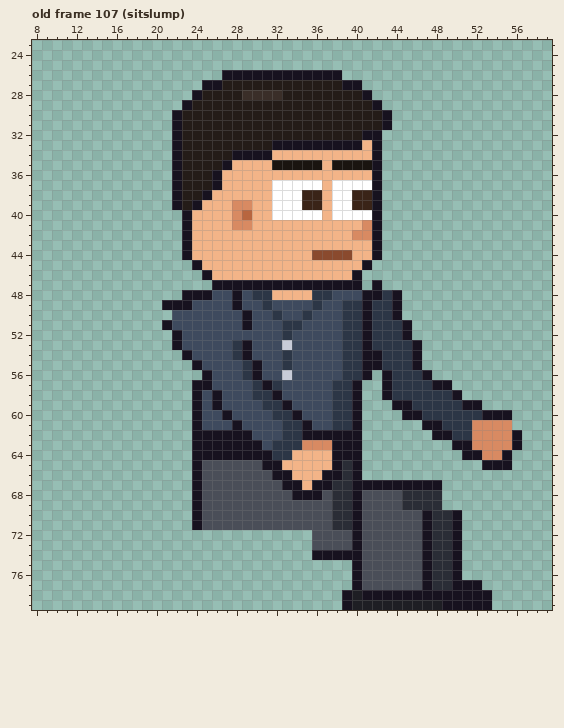
One commit to this pixel-art file: sprites/staff/office_trent_right_anim.aseprite. This is how it looked before the edit.
64x80 pixels, 129 frames. Colours within 5 levels of each other are drawn and written as one. Shown: old frame 107 (sitslump): x 8..59, y 23..79. The commit also changed other frames, which this record leaves out.
The same view after the edit:
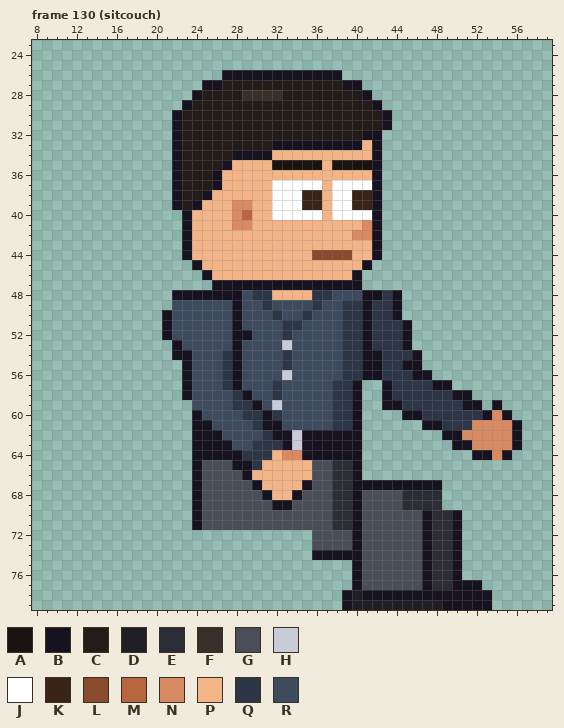
Palette (. is transparent): A #1a1410  B #17121f  C #241c18  D #1e1e24  E #2a2d36  F #3a2e28  G #4a4e58  H #c8ccd8  J #ffffff  K #3a2418  L #8a4a2e  M #b8663f  N #d88a62  P #f3b488  Q #2c3646  R #3e4a5e
A new or re-ordered frame is compared with the old frame closest to it.
The edit:
{"change": "frames 129 -> 135"}
{"where": "frame 130 (sitcouch) is new; against old frame 107 (sitslump), layers \"Near Arm\", \"Back Arm\""}
{"frame":130,"y":47,"x":42,"old":"B","new":"."}
{"frame":130,"y":48,"x":22,"old":".","new":"B"}
{"frame":130,"y":48,"x":26,"old":"RR","new":"BB"}
{"frame":130,"y":49,"x":21,"old":"BBB","new":".RR"}
{"frame":130,"y":50,"x":21,"old":".","new":"B"}
{"frame":130,"y":50,"x":28,"old":"RB","new":"BR"}
{"frame":130,"y":51,"x":28,"old":"RB","new":"BR"}
{"frame":130,"y":52,"x":21,"old":".B","new":"BR"}
{"frame":130,"y":52,"x":28,"old":"RR","new":"BB"}
{"frame":130,"y":53,"x":28,"old":"QB","new":"BR"}
{"frame":130,"y":53,"x":45,"old":"QB","new":"B."}
{"frame":130,"y":54,"x":22,"old":".","new":"B"}
{"frame":130,"y":54,"x":27,"old":"RQB","new":"QBR"}
{"frame":130,"y":55,"x":23,"old":".B","new":"BR"}
{"frame":130,"y":55,"x":27,"old":"RRQB","new":"QBRR"}
{"frame":130,"y":55,"x":45,"old":"Q","new":"B"}
{"frame":130,"y":56,"x":23,"old":"..B","new":"BRR"}
{"frame":130,"y":56,"x":27,"old":"RRQB","new":"QBRR"}
{"frame":130,"y":56,"x":42,"old":".B","new":"BQ"}
{"frame":130,"y":56,"x":46,"old":"Q","new":"B"}
{"frame":130,"y":57,"x":23,"old":".BB","new":"BRR"}
{"frame":130,"y":57,"x":27,"old":"RR","new":"QB"}
{"frame":130,"y":57,"x":30,"old":"QB","new":"RR"}
{"frame":130,"y":58,"x":23,"old":".B","new":"BR"}
{"frame":130,"y":58,"x":26,"old":"B","new":"R"}
{"frame":130,"y":58,"x":28,"old":"RRQQB","new":"QBRRQ"}
{"frame":130,"y":58,"x":51,"old":".","new":"B"}
{"frame":130,"y":59,"x":24,"old":"B","new":"R"}
{"frame":130,"y":59,"x":26,"old":"B","new":"R"}
{"frame":130,"y":59,"x":28,"old":"RRRQQB","new":"QQBRHR"}
{"frame":130,"y":59,"x":43,"old":".","new":"B"}
{"frame":130,"y":59,"x":45,"old":"B","new":"Q"}
{"frame":130,"y":59,"x":54,"old":".","new":"B"}
{"frame":130,"y":60,"x":27,"old":"B","new":"R"}
{"frame":130,"y":60,"x":29,"old":"RRR","new":"QQB"}
{"frame":130,"y":60,"x":33,"old":"QB","new":"RR"}
{"frame":130,"y":60,"x":54,"old":"B","new":"N"}
{"frame":130,"y":61,"x":25,"old":"R","new":"B"}
{"frame":130,"y":61,"x":28,"old":"B","new":"R"}
{"frame":130,"y":61,"x":30,"old":"RRRQQB","new":"QBBRRR"}
{"frame":130,"y":61,"x":56,"old":".","new":"B"}
{"frame":130,"y":62,"x":27,"old":"BBB","new":"RRR"}
{"frame":130,"y":62,"x":31,"old":"RRQQ","new":"QBBH"}
{"frame":130,"y":62,"x":48,"old":"B","new":"."}
{"frame":130,"y":62,"x":50,"old":"QQ","new":"BN"}
{"frame":130,"y":63,"x":28,"old":"BBBR","new":"RRQQ"}
{"frame":130,"y":63,"x":33,"old":"QQNNN","new":"BHBBB"}
{"frame":130,"y":64,"x":29,"old":"BBBQQPPPP","new":"QQQPNNBBB"}
{"frame":130,"y":64,"x":51,"old":"B","new":"."}
{"frame":130,"y":64,"x":53,"old":"N","new":"B"}
{"frame":130,"y":65,"x":28,"old":"GGGBB","new":"BBQPP"}
{"frame":130,"y":65,"x":36,"old":"PPB","new":"GGE"}
{"frame":130,"y":65,"x":53,"old":"BBB","new":"..."}
{"frame":130,"y":66,"x":29,"old":"GGGBB","new":"BPPPP"}
{"frame":130,"y":66,"x":36,"old":"PBB","new":"GGE"}
{"frame":130,"y":67,"x":30,"old":"GGGBBPBB","new":"BPPPPBGG"}
{"frame":130,"y":68,"x":31,"old":"GGG","new":"BPP"}
{"frame":130,"y":68,"x":35,"old":"BB","new":"GG"}
{"frame":130,"y":69,"x":32,"old":"GG","new":"BB"}
{"label":"erased","picture_box":[372,280,382,290]}
{"label":"changed","picture_box":[162,290,342,510]}
{"label":"changed","picture_box":[372,340,522,470]}
